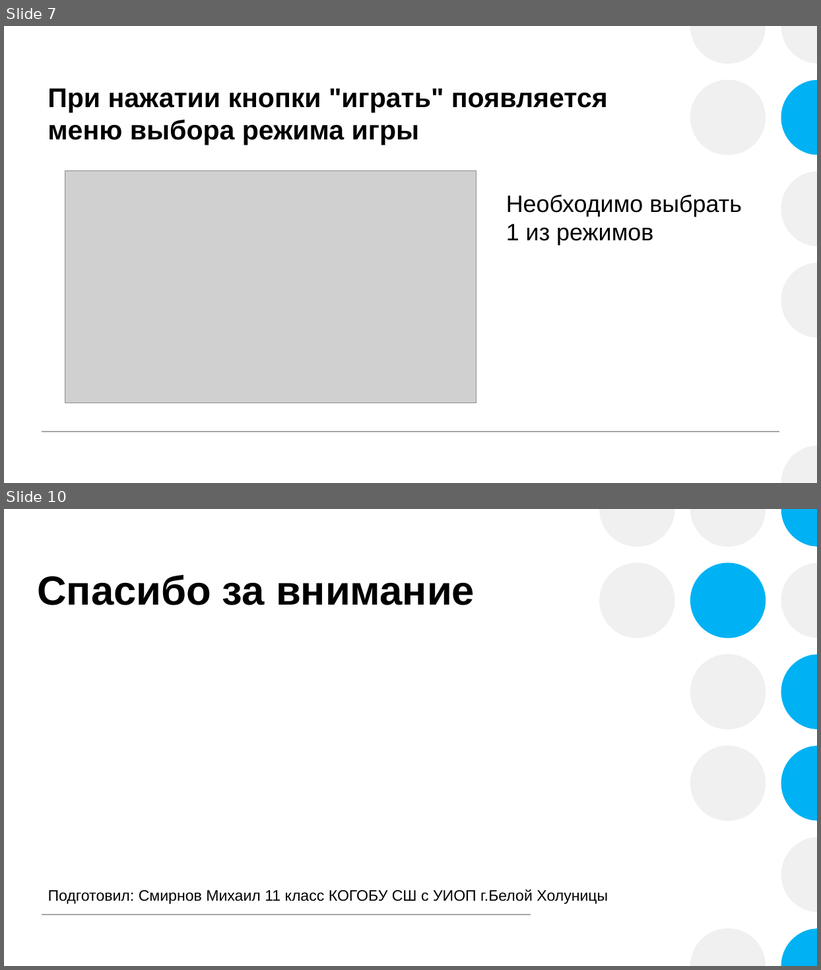
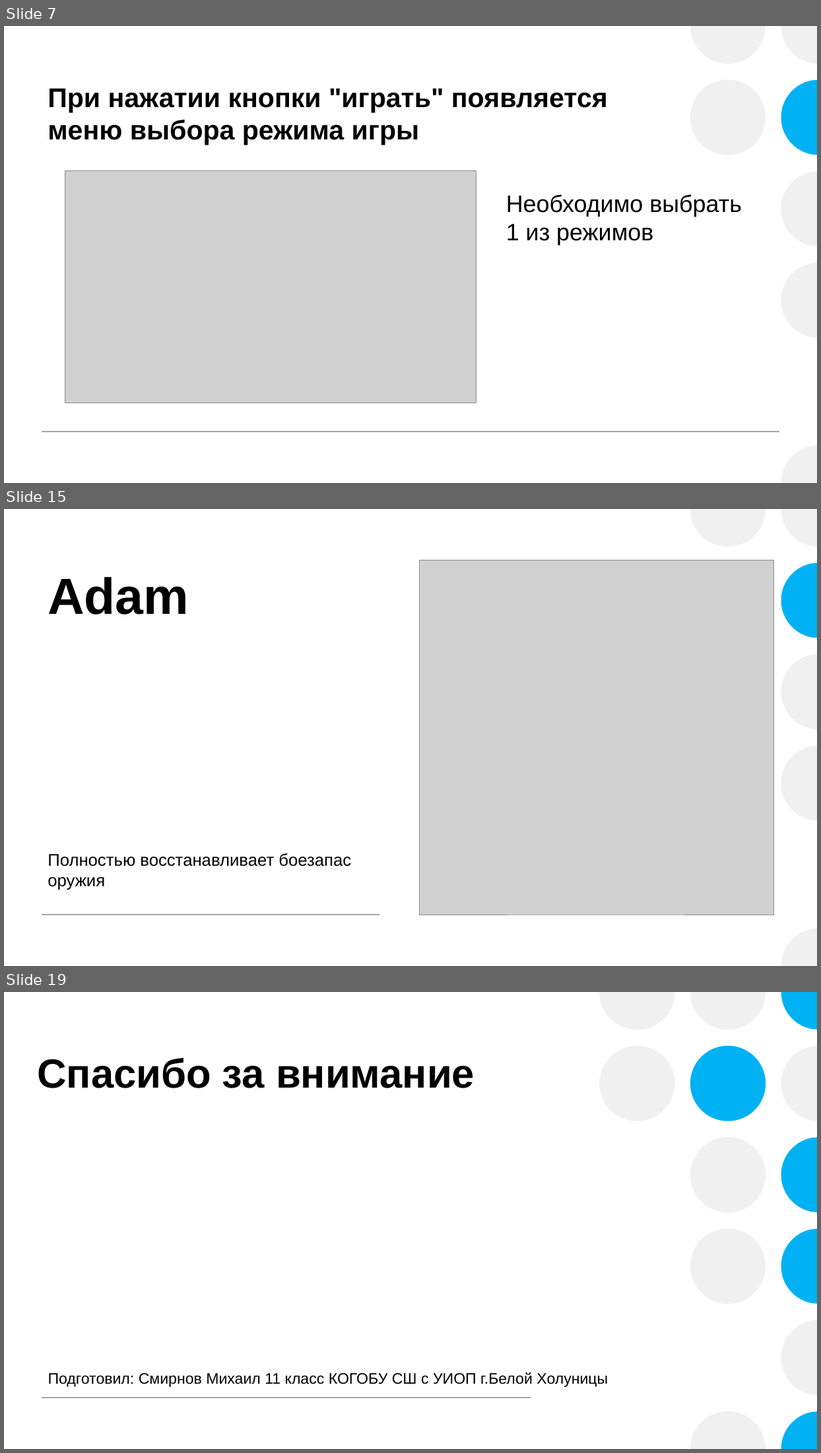
Before and after one commit to Lucian-y02/Quad-Mayhem, a slide deck: Проект pygame.pptx. Shown one above the other, each under a label of ours: slides 7 and 10 before the commit, slides 7, 15 and 19 after it; the slides between them are not shown. The pictures are 821x970 and 821x1453 pixels, drawn with LibreOffice and Linux fonts; fonts in the diff are those of the drawing; grey boxes stand for pictures. Boxes give left, top, right and bottom in pixels: in the first picture for what was removed or moved away, otherwise in the second. Text is boxed around its words. In the diff, an @@ line names an element or a change of style, - is before the commit and + after.

```diff
--- a/Проект pygame.pptx
+++ b/Проект pygame.pptx
@@ slide 15 added at box(4, 509, 817, 966), background #FFFFFF @@
@@ rectangle added at box(4, 509, 817, 966), fill #FFFFFF @@
@@ group added at box(690, 509, 817, 966): 6 freeform shapes @@
@@ picture added at box(419, 560, 774, 916) @@
@@ group added at box(418, 509, 817, 966): 8 freeform shapes @@
@@ title added at box(48, 577, 189, 615), 60 pt, text #000000, bold @@
+Adam
@@ text added at box(48, 854, 351, 890), 20 pt, text #000000 @@
+Полностью восстанавливает боезапас оружия
@@ line added from (42, 916) to (380, 916), #A6A6A6 1 pt @@
@@ what was slide 10 is now slide 19 @@
```
Also in this commit, not shown: 3 slides changed, 8 other slides added.
